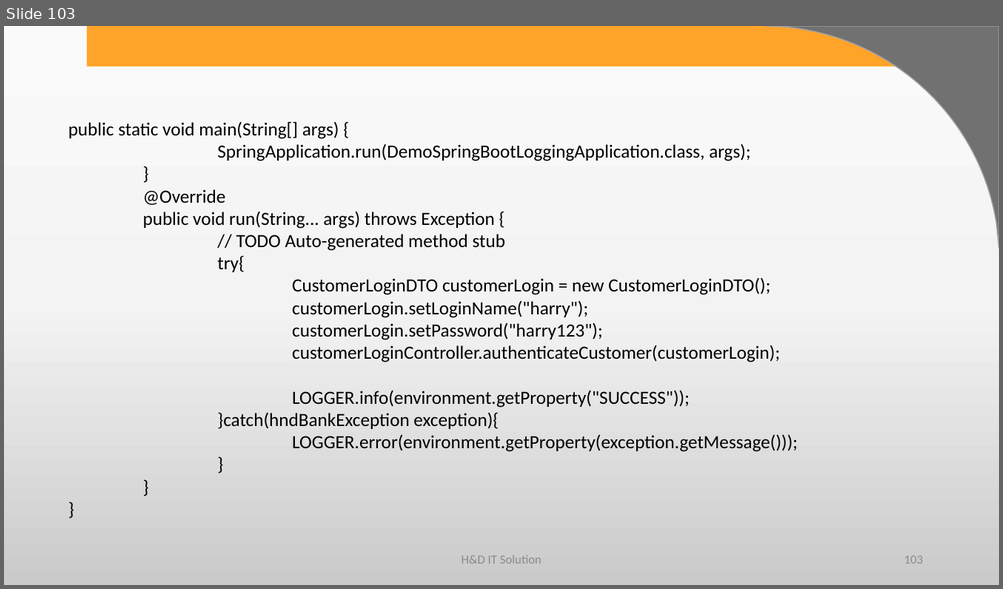
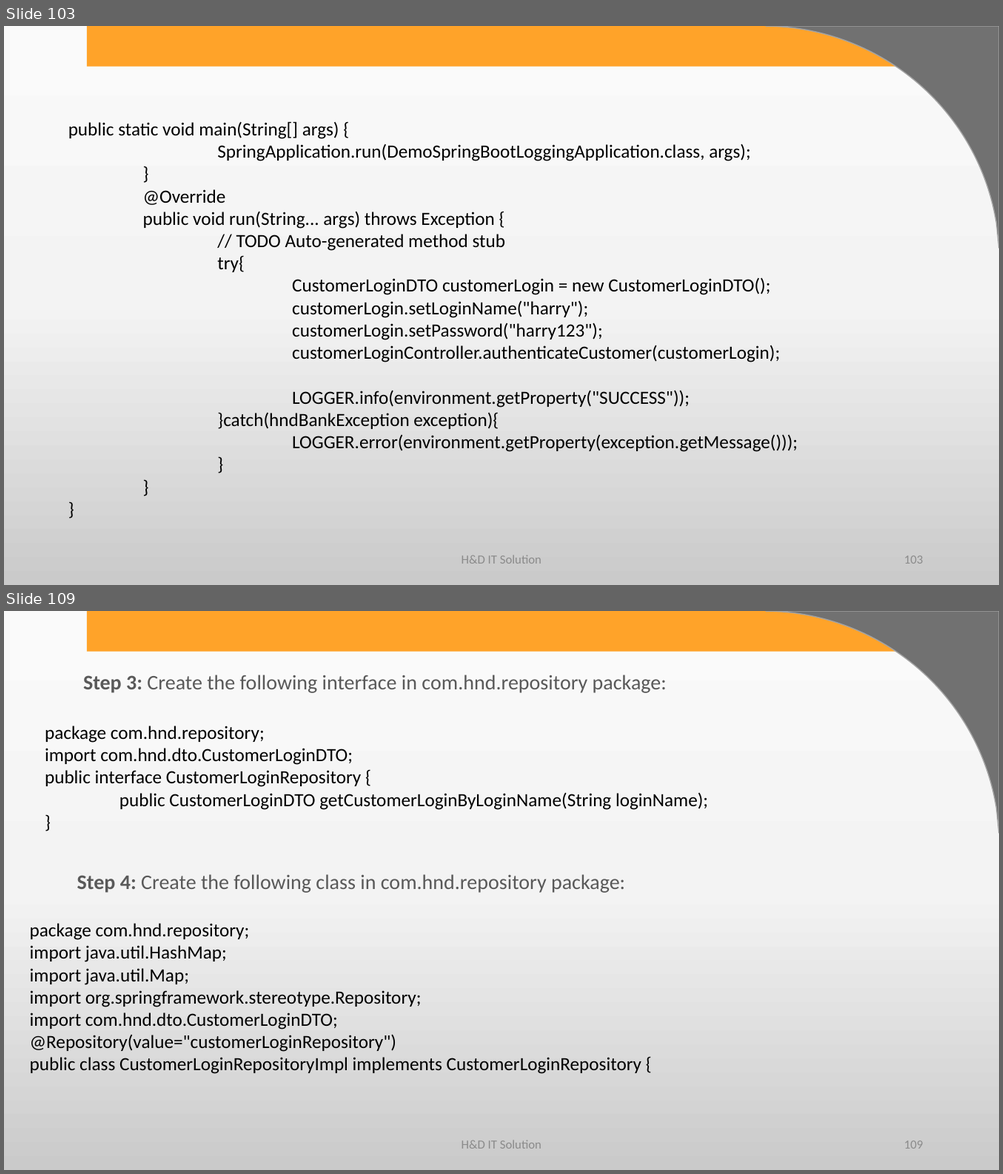
Before and after one commit to harshadasawant/spring_boot1, a slide deck: infinite/src/main/ppt/spring with service layer.pptx. Shown one above the other, each under a label of ours: slide 103 before the commit, slides 103 and 109 after it; the slides between them are not shown. The pictures are 1003x589 and 1003x1174 pixels, drawn with LibreOffice and Linux fonts; fonts in the diff are those of the drawing; background and template pictures are left out. Boxes give left, top, right and bottom in pixels: in the first picture for what was removed or moved away, otherwise in the second. Text is boxed around its words. In the diff, an @@ line names an element or a change of style, - is before the commit and + after.

```diff
--- a/infinite/src/main/ppt/spring with service layer.pptx
+++ b/infinite/src/main/ppt/spring with service layer.pptx
@@ slide 109 added at [4,611,999,1170], background gradient #FBFBFB to #F4F4F4 to #CBCBCB; not listed: 2 template elements that a slide beside it also shows @@
@@ text added at [83,675,666,693], 20 pt, text #595959 @@
+Step 3: Create the following interface in com.hnd.repository package:
@@ text added at [45,726,708,810], 18 pt, text #000000 @@
+package com.hnd.repository;
+import com.hnd.dto.CustomerLoginDTO;
+public interface CustomerLoginRepository {
+public CustomerLoginDTO getCustomerLoginByLoginName(String loginName);
+}
@@ text added at [77,874,625,893], 20 pt, text #595959 @@
+Step 4: Create the following class in com.hnd.repository package:
@@ text added at [30,923,641,1074], 18 pt, text #000000 @@
+package com.hnd.repository;
+import java.util.HashMap;
+import java.util.Map;
+import org.springframework.stereotype.Repository;
+import com.hnd.dto.CustomerLoginDTO;
+@Repository(value="customerLoginRepository")
+public class CustomerLoginRepositoryImpl implements CustomerLoginRepository {
@@ text added at [461,1141,541,1149], 12 pt, text #8C8C8C @@
+H&D IT Solution
@@ page number added at [904,1141,922,1149], 12 pt, text #8C8C8C @@
+109
```
Also in this commit, not shown: 12 other slides added, 3 other files.
